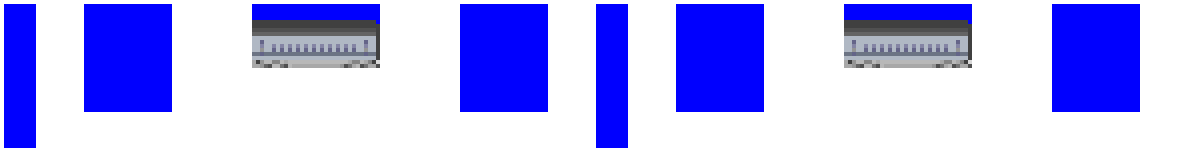
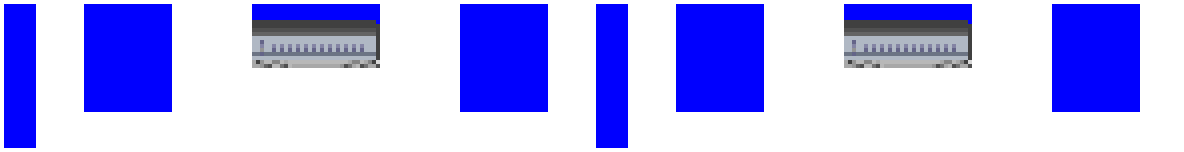
Comparing the layer stacks of the two 1184px x 152px images. Changes:
painted on "Pasted Layer" over [360, 40, 960, 56]
